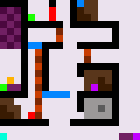
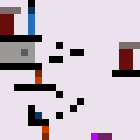
Layer changes from the first 140 × 140 image to the second:
added layer "Layer 2" above "Calque 1" over [0, 0, 140, 140]
hid "Calque 1" over [0, 0, 140, 140]
